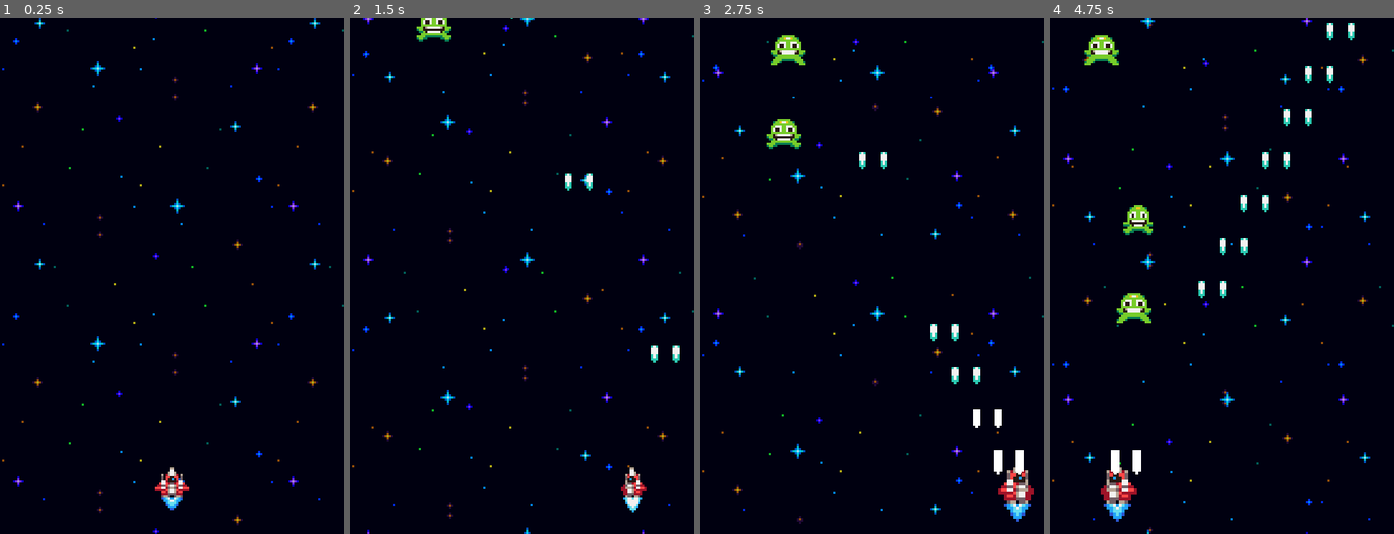
Above: before the commit, frames 1-4 (left to right).
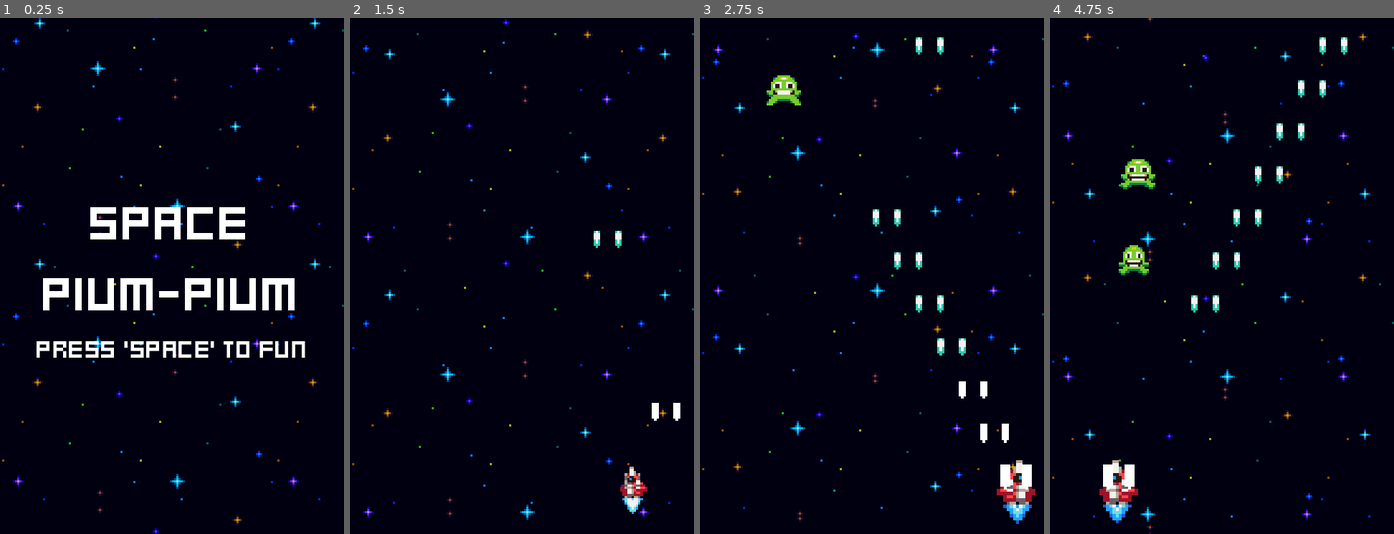
Above: after the commit, the same moments.

Repository: jjmato/godot-piumpium
Game: Godot game, scene res://menus/menu.tscn
The game is run twice, just before and just after one commit, with the same random seed, the same clock (stepped at 60 frames per second) and the same inputs. Before the commit the project starts from res://world.tscn.
Inputs:
- Up to frame 1 (0.25 s): no input
- Up to frame 2 (1.5 s): tap Space at 0.5 s; hold Right (ui_right) 0.53-1.28 s; hold Enter (ui_accept) 0.53-1.28 s; hold Left (ui_left) from 1.28 s (still down); tap Enter (ui_accept) at 1.35 s
- Up to frame 3 (2.75 s): tap Enter (ui_accept) at 1.52, 1.82 s; release Left (ui_left) at 2.03 s; hold Right (ui_right) from 2.03 s (still down); hold Enter (ui_accept) from 2.03 s (still down)
- Up to frame 4 (4.75 s): release Enter (ui_accept) at 2.78 s; tap Enter (ui_accept) at 2.85, 3.02, 3.32, 4.35, 4.52 s; release Right (ui_right) at 3.53 s; hold Enter (ui_accept) 3.53-4.28 s; hold Left (ui_left) from 3.53 s (still down); tap R (ui_reset, bound only after the commit) at 4.15 s

The runs differ from the first frame. In frame 1, 5.4% of the frame differs, in the area x 10-89%, y 36-96%; in frame 2, 2.8%; in frame 3, 4.9%; in frame 4, 5.9%, in the area x 0-100%, y 0-100%.

Commit message:
feat: ✨ menus!!!

Diff:
--- /dev/null
+++ b/menus/game_over.gd
@@ -0,0 +1,7 @@
+extends Control
+
+func _process(delta):
+	if Input.is_action_just_pressed("ui_accept"):
+		get_tree().change_scene_to_file("res://menus/menu.tscn")
+	elif  Input.is_action_just_pressed('ui_reset'):
+		get_tree().change_scene_to_file("res://world.tscn")
--- /dev/null
+++ b/menus/game_over.tscn
@@ -0,0 +1,43 @@
+[gd_scene load_steps=4 format=3 uid="uid://pgm2ymdxlng2"]
+
+[ext_resource type="Script" path="res://menus/game_over.gd" id="1_2hqmp"]
+[ext_resource type="PackedScene" uid="uid://cmwf54f3qk76" path="res://space_background.tscn" id="1_f4n3q"]
+[ext_resource type="LabelSettings" uid="uid://ki3iykuq4c0h" path="res://menus/new_label_settings.tres" id="2_1ay51"]
+
+[node name="GameOver" type="Control"]
+layout_mode = 3
+anchors_preset = 15
+anchor_right = 1.0
+anchor_bottom = 1.0
+grow_horizontal = 2
+grow_vertical = 2
+script = ExtResource("1_2hqmp")
+
+[node name="SpaceBackground" parent="." instance=ExtResource("1_f4n3q")]
+
+[node name="CenterContainer" type="CenterContainer" parent="."]
+layout_mode = 1
+anchors_preset = 15
+anchor_right = 1.0
+anchor_bottom = 1.0
+grow_horizontal = 2
+grow_vertical = 2
+
+[node name="VBoxContainer" type="VBoxContainer" parent="CenterContainer"]
+layout_mode = 2
+
+[node name="Label" type="Label" parent="CenterContainer/VBoxContainer"]
+layout_mode = 2
+text = "Game Over"
+label_settings = ExtResource("2_1ay51")
+horizontal_alignment = 1
+
+[node name="Label2" type="Label" parent="CenterContainer/VBoxContainer"]
+layout_mode = 2
+text = "'space' go to menu"
+horizontal_alignment = 1
+
+[node name="Label3" type="Label" parent="CenterContainer/VBoxContainer"]
+layout_mode = 2
+text = "'R' restart"
+horizontal_alignment = 1
--- /dev/null
+++ b/menus/menu.gd
@@ -0,0 +1,5 @@
+extends Control
+
+func _process(delta):
+	if Input.is_action_just_pressed("ui_accept"):
+		get_tree().change_scene_to_file('res://world.tscn')
--- /dev/null
+++ b/menus/menu.tscn
@@ -0,0 +1,49 @@
+[gd_scene load_steps=6 format=3 uid="uid://vixy7tldnm1b"]
+
+[ext_resource type="Script" path="res://menus/menu.gd" id="1_cvo5h"]
+[ext_resource type="PackedScene" uid="uid://cmwf54f3qk76" path="res://space_background.tscn" id="1_krq3d"]
+[ext_resource type="FontFile" uid="uid://bnn2srasmtua8" path="res://fonts/kenney_mini_square.ttf" id="2_0ixx6"]
+
+[sub_resource type="LabelSettings" id="LabelSettings_huh04"]
+font = ExtResource("2_0ixx6")
+font_size = 24
+
+[sub_resource type="LabelSettings" id="LabelSettings_k0b1r"]
+font = ExtResource("2_0ixx6")
+font_size = 12
+
+[node name="Menu" type="Control"]
+layout_mode = 3
+anchors_preset = 15
+anchor_right = 1.0
+anchor_bottom = 1.0
+grow_horizontal = 2
+grow_vertical = 2
+size_flags_horizontal = 3
+script = ExtResource("1_cvo5h")
+
+[node name="SpaceBackground" parent="." instance=ExtResource("1_krq3d")]
+
+[node name="CenterContainer" type="CenterContainer" parent="."]
+layout_mode = 1
+anchors_preset = 15
+anchor_right = 1.0
+anchor_bottom = 1.0
+grow_horizontal = 2
+grow_vertical = 2
+
+[node name="VBoxContainer" type="VBoxContainer" parent="CenterContainer"]
+layout_mode = 2
+
+[node name="Title" type="Label" parent="CenterContainer/VBoxContainer"]
+layout_mode = 2
+text = "SPACE
+pium-pium"
+label_settings = SubResource("LabelSettings_huh04")
+horizontal_alignment = 1
+vertical_alignment = 1
+
+[node name="desc" type="Label" parent="CenterContainer/VBoxContainer"]
+layout_mode = 2
+text = "press 'space' to fun"
+label_settings = SubResource("LabelSettings_k0b1r")
--- /dev/null
+++ b/menus/new_label_settings.tres
@@ -0,0 +1,6 @@
+[gd_resource type="LabelSettings" load_steps=2 format=3 uid="uid://ki3iykuq4c0h"]
+
+[ext_resource type="FontFile" uid="uid://bnn2srasmtua8" path="res://fonts/kenney_mini_square.ttf" id="1_cwyu8"]
+
+[resource]
+font = ExtResource("1_cwyu8")
--- a/project.godot
+++ b/project.godot
@@ -11,7 +11,7 @@
 [application]
 
 config/name="Workspace"
-run/main_scene="res://world.tscn"
+run/main_scene="res://menus/menu.tscn"
 config/features=PackedStringArray("4.1", "GL Compatibility")
 config/icon="res://icon.svg"
 
@@ -41,6 +41,11 @@
 , Object(InputEventKey,"resource_local_to_scene":false,"resource_name":"","device":-1,"window_id":0,"alt_pressed":false,"shift_pressed":false,"ctrl_pressed":false,"meta_pressed":false,"pressed":false,"keycode":0,"physical_keycode":68,"key_label":0,"unicode":100,"echo":false,"script":null)
 ]
 }
+ui_reset={
+"deadzone": 0.5,
+"events": [null, null, Object(InputEventKey,"resource_local_to_scene":false,"resource_name":"","device":0,"window_id":0,"alt_pressed":false,"shift_pressed":false,"ctrl_pressed":false,"meta_pressed":false,"pressed":false,"keycode":0,"physical_keycode":82,"key_label":0,"unicode":0,"echo":false,"script":null)
+]
+}
 
 [layer_names]
 
--- /dev/null
+++ b/world.gd
@@ -0,0 +1,9 @@
+extends Node2D
+
+@onready var ship = $Ship
+
+func _ready():
+	ship.tree_exiting.connect(func():
+		await get_tree().create_timer(1.0).timeout
+		get_tree().change_scene_to_file("res://menus/game_over.tscn")
+	)
--- a/world.tscn
+++ b/world.tscn
@@ -1,10 +1,12 @@
-[gd_scene load_steps=4 format=3 uid="uid://cxt68mosl8qfy"]
+[gd_scene load_steps=5 format=3 uid="uid://cxt68mosl8qfy"]
 
+[ext_resource type="Script" path="res://world.gd" id="1_ibi4k"]
 [ext_resource type="PackedScene" uid="uid://64k58oota51r" path="res://player_ship/ship.tscn" id="1_yqyh8"]
 [ext_resource type="PackedScene" uid="uid://cmwf54f3qk76" path="res://space_background.tscn" id="2_nlwf5"]
 [ext_resource type="PackedScene" uid="uid://dmvcpkklc64ea" path="res://enemies/enemy_generator.tscn" id="3_a85hh"]
 
 [node name="World" type="Node2D"]
+script = ExtResource("1_ibi4k")
 
 [node name="Ship" parent="." instance=ExtResource("1_yqyh8")]
 position = Vector2(80, 216)
